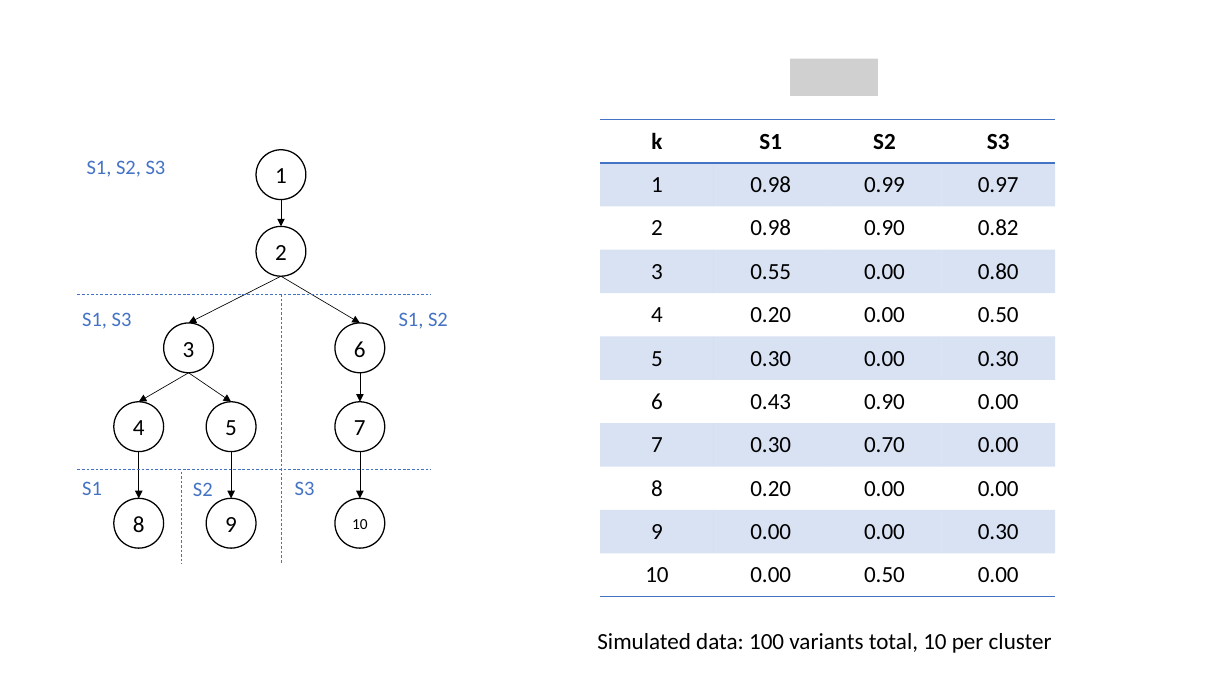
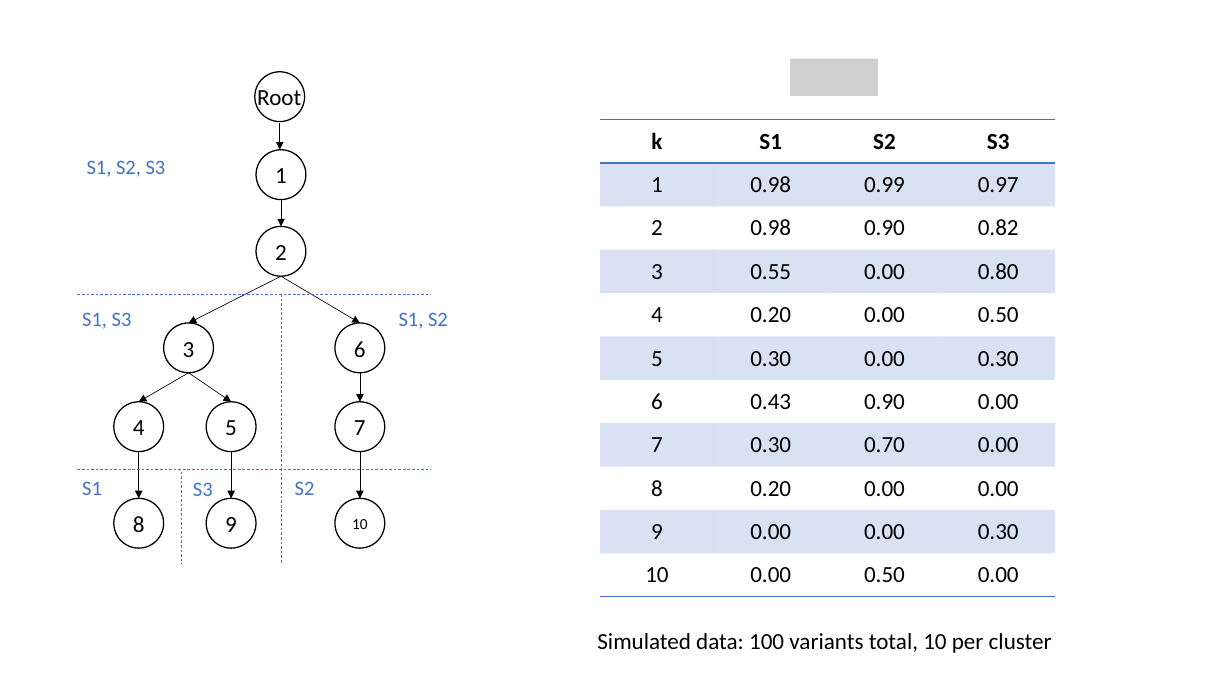
Before and after one commit to KarchinLab/pictograph, a slide deck: slide 1 of v6/figs/test-data-1.pptx. Drawn at 1232x693 pixels with LibreOffice and Linux fonts; fonts in the diff are those of the drawing; grey boxes stand for pictures. Boxes give left, top, right and bottom in pixels: in the first picture for what was removed or moved away, otherwise in the second. Text is boxed around its words. In the diff, an @@ line names an element or a change of style, - is before the commit and + after.

```diff
--- a/v6/figs/test-data-1.pptx
+++ b/v6/figs/test-data-1.pptx
@@ ellipse added at box(255, 72, 305, 122), outline #000000 1 pt @@
@@ text added at box(257, 86, 301, 112), 18 pt, text #000000 @@
+Root
@@ arrow added from (280, 123) to (280, 150), #000000 0.5 pt @@
@@ text "S3": place and size @@
-text "S3" at box(295, 481, 315, 495)
+text "S3" at box(193, 482, 213, 496)
@@ text "S2": place and size @@
-text "S2" at box(193, 482, 213, 496)
+text "S2" at box(295, 481, 315, 495)
```
Also in this commit, not shown: 2 slides added, 4 other files.
